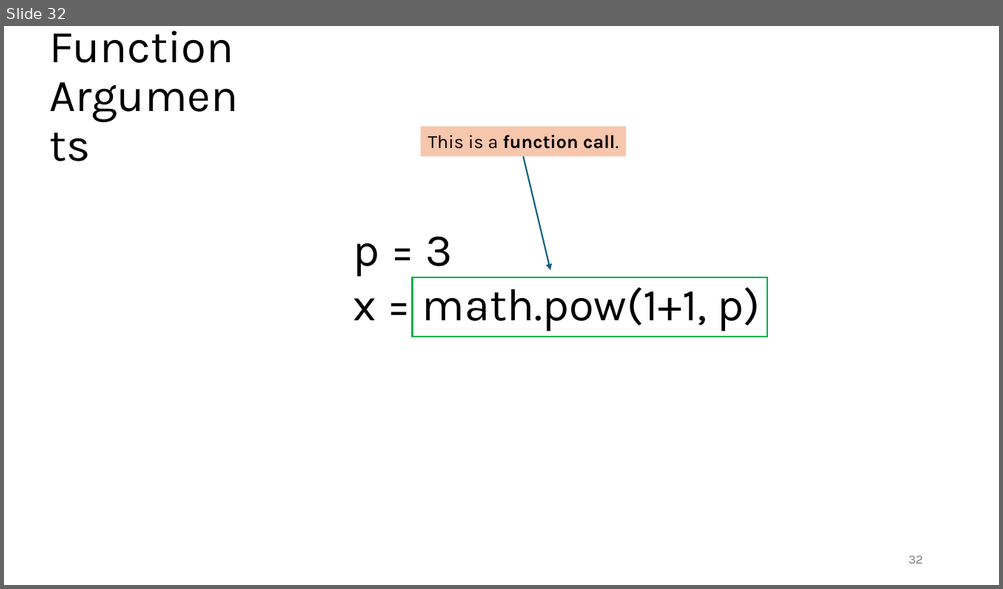
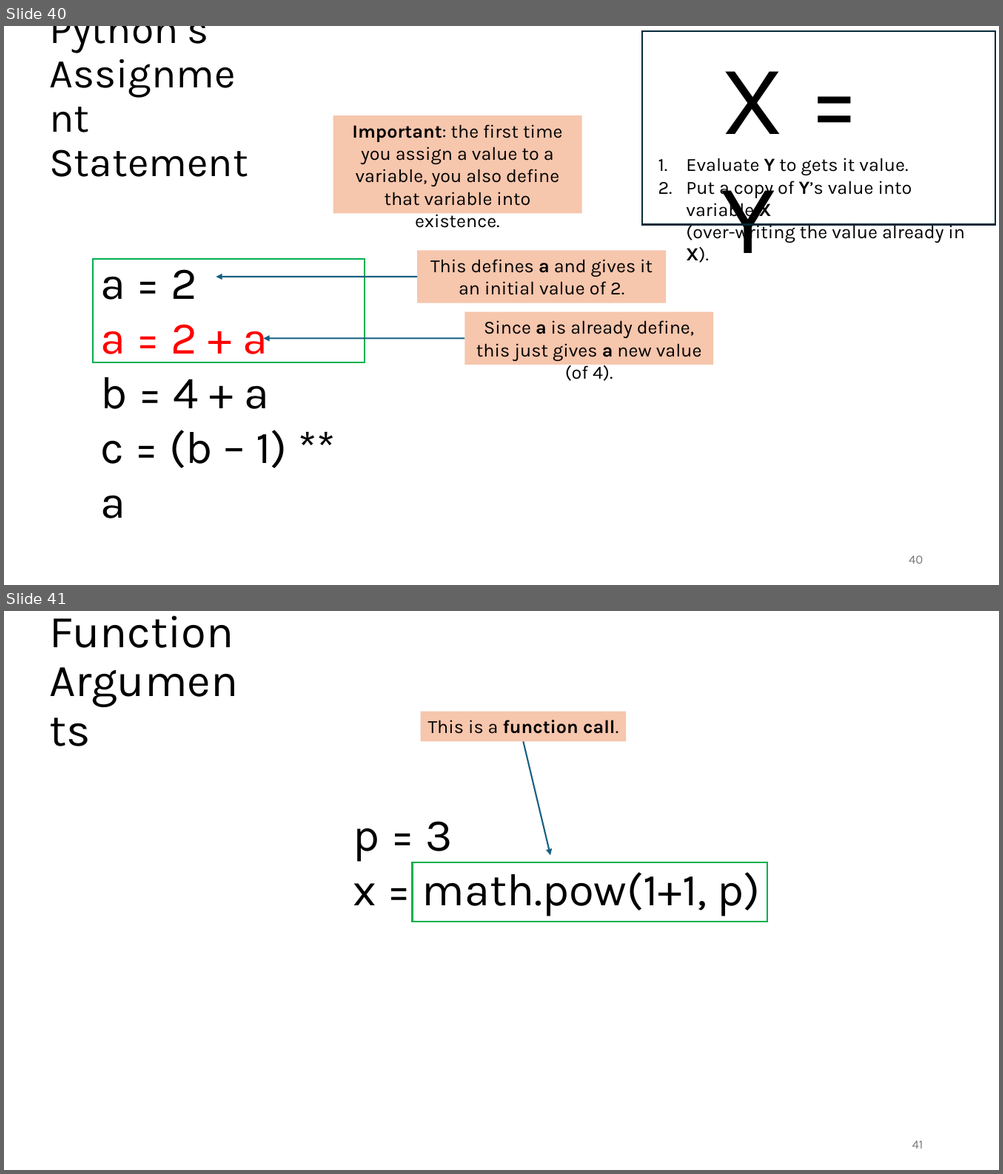
Before and after one commit to tjd1234/cmpt120spring2026, a slide deck: lecture_notes/chapter2/chapter2.pptx. Shown one above the other, each under a label of ours: slide 32 before the commit, slides 40 and 41 after it. The pictures are 1003x589 and 1003x1174 pixels, drawn with LibreOffice and Linux fonts; fonts in the diff are those of the drawing. Boxes give left, top, right and bottom in pixels: in the first picture for what was removed or moved away, otherwise in the second. Text is boxed around its words. In the diff, an @@ line names an element or a change of style, - is before the commit and + after.

Commit message:
added assignment 2

```diff
--- a/lecture_notes/chapter2/chapter2.pptx
+++ b/lecture_notes/chapter2/chapter2.pptx
@@ slide 40 added at (x1=4, y1=26, x2=999, y2=585), background #FFFFFF @@
@@ title added at (x1=49, y1=26, x2=248, y2=177), 39.6 pt, text #000000 @@
+Python’s
+Assignment
+Statement
@@ rectangle added at (x1=642, y1=31, x2=995, y2=224), outline #092A39 1.5 pt @@
@@ text added at (x1=720, y1=71, x2=784, y2=253), 96 pt, text #000000 @@
+X = Y
@@ rectangle added at (x1=333, y1=116, x2=581, y2=213), fill #F6C6AD, 18 pt, text #000000 @@
+Important: the first time you assign a value to a variable, you also define that variable into existence.
@@ text added at (x1=686, y1=158, x2=965, y2=263), 18 pt, text #000000 @@
+1. Evaluate Y to gets it value.
+2. Put a copy of Y’s value into variable X
+   (over-writing the value already in X).
@@ rectangle added at (x1=93, y1=260, x2=364, y2=363), outline #00B050 1.5 pt @@
@@ text added at (x1=100, y1=258, x2=287, y2=469), 44 pt, text #000000 @@
+a = 2
+a = 2 + a
+b = 4 + a
+c = (b – 1) ** a
@@ rectangle added at (x1=418, y1=250, x2=666, y2=304), fill #F6C6AD, 18 pt, text #000000 @@
+This defines a and gives it an initial value of 2.
@@ arrow added from (418, 277) to (216, 277), #156082 1.5 pt @@
@@ rectangle added at (x1=464, y1=312, x2=713, y2=366), fill #F6C6AD, 18 pt, text #000000 @@
+Since a is already define, this just gives a new value (of 4).
@@ arrow added from (464, 338) to (264, 338), #156082 1.5 pt @@
@@ page number added at (x1=908, y1=556, x2=922, y2=564), 12 pt, text #797979 @@
+40
@@ what was slide 32 is now slide 41 @@
@@ page number at (x1=912, y1=1141, x2=923, y2=1149): text changed @@
-32
+41
```
Also in this commit, not shown: 15 slides changed, 9 other slides added, 34 other files.
